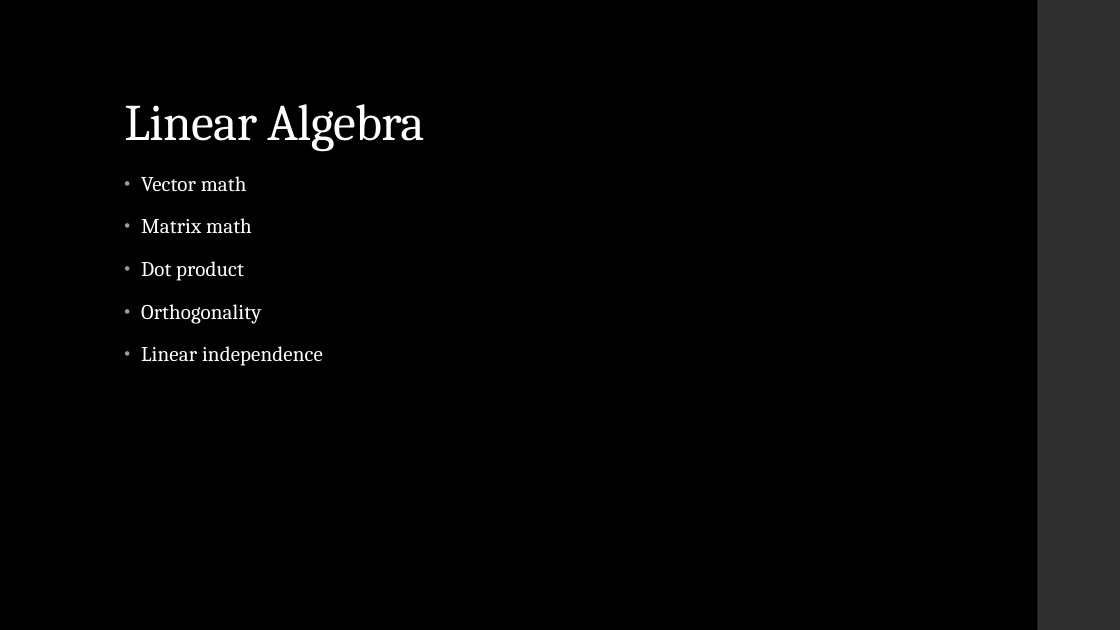
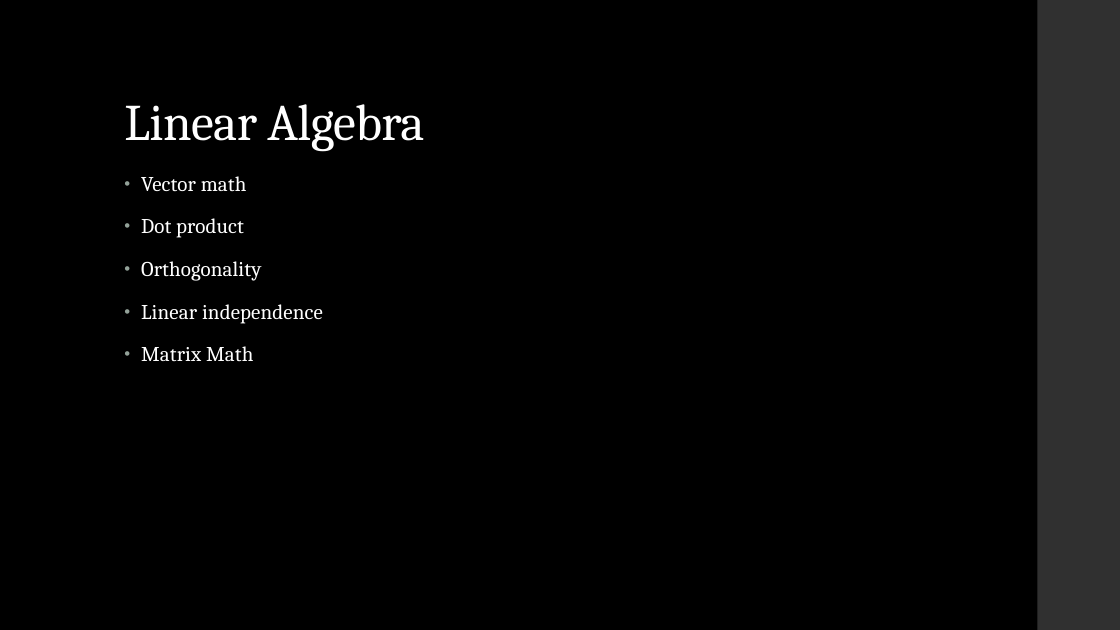
Before and after one commit to LaunchCoderGirlSTL/Data-Science-Assignments, a slide deck: slide 7 of course_material/week_10/week_10_presentation.pptx. Drawn at 1120x630 pixels with LibreOffice and Linux fonts; fonts in the diff are those of the drawing. Boxes give left, top, right and bottom in pixels: in the first picture for what was removed or moved away, otherwise in the second. Text is boxed around its words. In the diff, an @@ line names an element or a change of style, - is before the commit and + after.

```diff
--- a/course_material/week_10/week_10_presentation.pptx
+++ b/course_material/week_10/week_10_presentation.pptx
@@ text at box(141, 218, 252, 234): paragraph removed @@
-• Matrix math
@@ text at box(141, 346, 253, 362): paragraph added @@
+• Matrix Math
```
Also in this commit, not shown: 1 other slide changed, 3 slides added, 4 other files.
